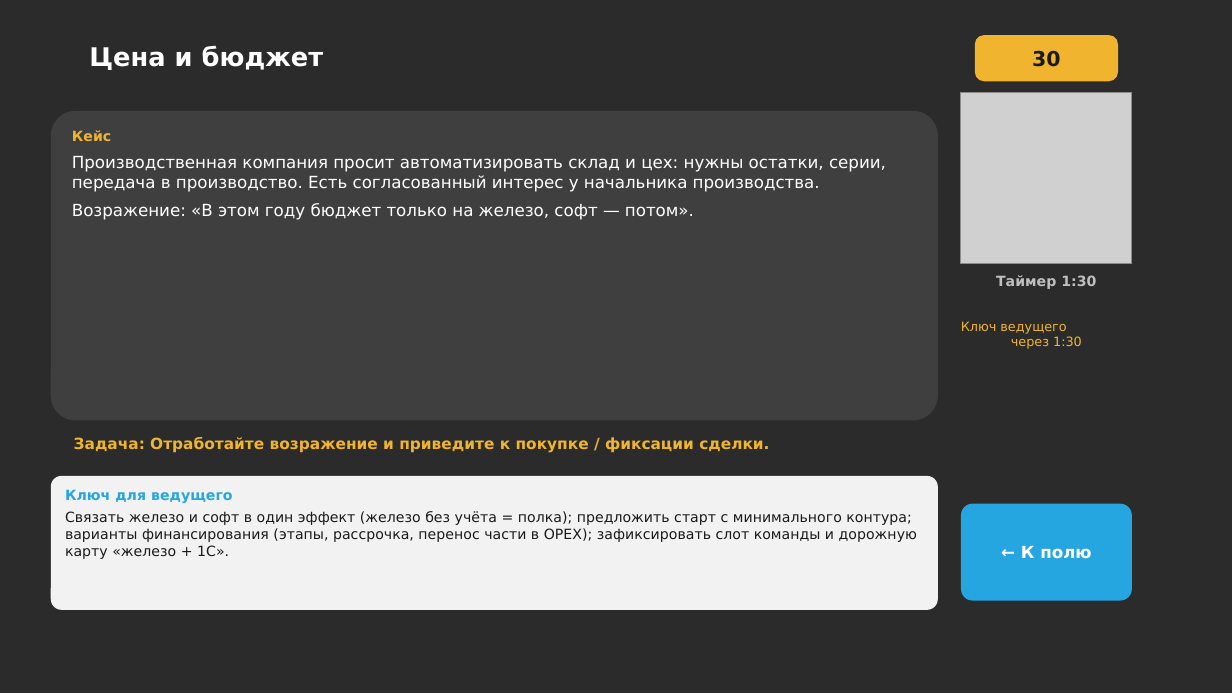
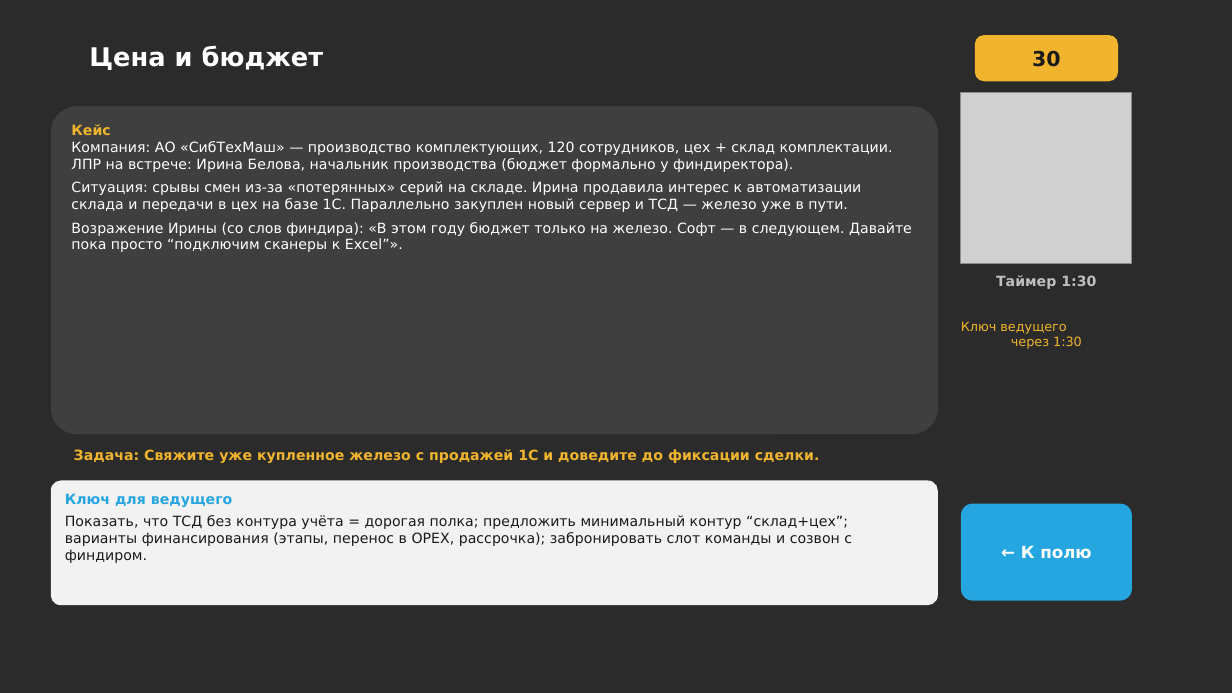
Before and after one commit to daaanilNikonov/for-lisa, a slide deck: slide 4 of presentation/quiz/Квиз_Клуб_продавцов_Отработка_возражений.pptx. Drawn at 1232x693 pixels with LibreOffice and Linux fonts; fonts in the diff are those of the drawing; grey boxes stand for pictures; background and template pictures are left out; a plain dark background stands for a picture behind light text. Boxes give left, top, right and bottom in pixels: in the first picture for what was removed or moved away, otherwise in the second. Text is boxed around its words. In the diff, an @@ line names an element or a change of style, - is before the commit and + after.

```diff
--- a/presentation/quiz/Квиз_Клуб_продавцов_Отработка_возражений.pptx
+++ b/presentation/quiz/Квиз_Клуб_продавцов_Отработка_возражений.pptx
@@ rounded rectangle "Кейс": place and size @@
-rounded rectangle "Кейс" at [51,111,938,421]
+rounded rectangle "Кейс" at [51,106,938,434]
@@ text in rounded rectangle at [71,141,912,252]: text changed; size 13 to 11 pt @@
-Производственная компания просит автоматизировать склад и цех: нужны остатки, серии, передача в производство. Есть согласованный интерес у начальника производства.
-Возражение: «В этом году бюджет только на железо, софт — потом».
+Компания: АО «СибТехМаш» — производство комплектующих, 120 сотрудников, цех + склад комплектации.
+ЛПР на встрече: Ирина Белова, начальник производства (бюджет формально у финдиректора).
+Ситуация: срывы смен из‑за «потерянных» серий на складе. Ирина продавила интерес к автоматизации склада и передачи в цех на базе 1С. Параллельно закуплен новый сервер и ТСД — железо уже в пути.
+Возражение Ирины (со слов финдира): «В этом году бюджет только на железо. Софт — в следующем. Давайте пока просто “подключим сканеры к Excel”».
@@ text at [74,449,820,463]: text changed; size 12 to 11 pt @@
-Задача: Отработайте возражение и приведите к покупке / фиксации сделки.
+Задача: Свяжите уже купленное железо с продажей 1С и доведите до фиксации сделки.
@@ rounded rectangle "Ключ для ведущего": place and size @@
-rounded rectangle "Ключ для ведущего" at [51,476,938,610]
+rounded rectangle "Ключ для ведущего" at [51,481,938,605]
@@ text in rounded rectangle at [65,515,852,563]: text changed @@
-Связать железо и софт в один эффект (железо без учёта = полка); предложить старт с минимального контура; варианты финансирования (этапы, рассрочка, перенос части в OPEX); зафиксировать слот команды и дорожную карту «железо + 1С».
+Показать, что ТСД без контура учёта = дорогая полка; предложить минимальный контур “склад+цех”; варианты финансирования (этапы, перенос в OPEX, рассрочка); забронировать слот команды и созвон с финдиром.
```
Also in this commit, not shown: 29 other slides changed, 3 other files.
